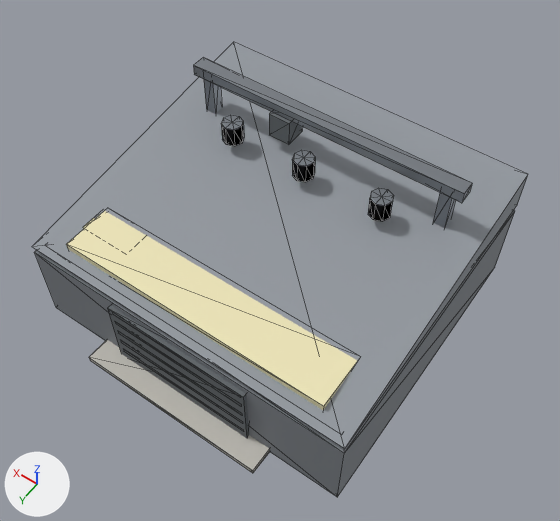
The glTF model assets/models/war_factory.glb as it was, and as the next commit left it.
One viewpoint serves both versions: a 50 mm camera at (-7.31, 10.02, 17.25) aimed at (-0.4, 0.35, 2.05). The axes (+X, +Y, +Z) are drawn at lower left. The lights are the same throughout. The picture after the commit comes second. Mesh edges are drawn as thin lines. Vertices at exactly the same position are counted once.

The older version as bpy lines, for what is in view:
```python
mat_concrete = principled_material('Concrete')
mat_concrete.base_color = (0.541, 0.522, 0.475)  # light grey #c2bfb7
mat_concrete.roughness = 0.8
mat_dark = principled_material('Dark')
mat_dark.base_color = (0.133, 0.149, 0.161)  # grey #666c70
mat_dark.roughness = 0.85
mat_faction = principled_material('Faction')
mat_faction.base_color = (0.851, 0.784, 0.478)  # beige #eee5b8
mat_faction.roughness = 0.6
mat_hull = principled_material('Hull')
mat_hull.base_color = (0.227, 0.247, 0.271)  # grey #83888e
mat_hull.roughness = 0.75
mat_metal = principled_material('Metal')
mat_metal.base_color = (0.29, 0.314, 0.345)  # grey #93989f
mat_metal.metallic = 0.8
mat_metal.roughness = 0.45
mat_steel = principled_material('Steel')
mat_steel.base_color = (0.29, 0.314, 0.345)  # grey #93989f
mat_steel.roughness = 0.8
me_body = bpy.data.meshes.new('Body')
me_body.from_pydata(...)  # 176 vertices, 280 faces; spans x -4.5..4.5, y -4.25..4.51, z 0.0..4.75
# faces by material slot: [20, 8, 24, 192, 12, 24]
me_body.materials.append(mat_hull)  # grey #83888e
me_body.materials.append(mat_steel)  # grey #93989f
me_body.materials.append(mat_dark)  # grey #666c70
me_body.materials.append(mat_metal)  # grey #93989f
me_body.materials.append(mat_concrete)  # light grey #c2bfb7
me_body.materials.append(mat_faction)  # beige #eee5b8
# before: 0 (-4.28, -4.03, 2.6), 1 (4.28, -4.03, 2.6), 2 (4.28, 3.63, 2.6) at pixel (44, 245), 3 (-4.28, 3.63, 2.6) at pixel (341, 434), 8 (-4.5, 3.85, 2.38) at pixel (344, 453)
# before: 9 (4.5, 3.85, 2.38) at pixel (34, 252), 10 (4.5, -4.25, 2.38), 11 (-4.5, -4.25, 2.38) at pixel (515, 210)
ob_body = bpy.data.objects.new('Body', me_body)
ob_body.location = (0.0, 0.0, 0.0)
```
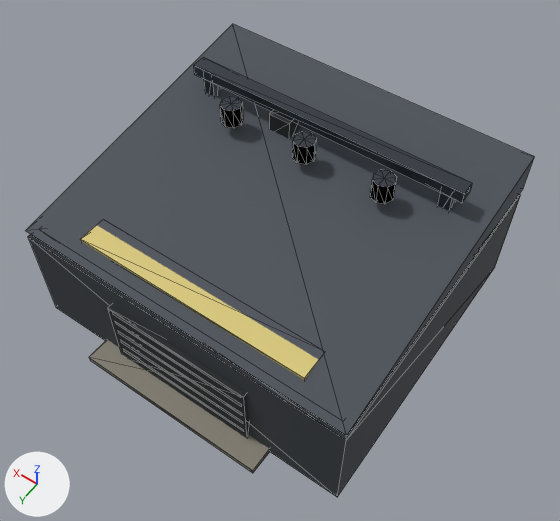
Pixel boxes (x1, y1, x2, y2) of what changed, in the pictures (560 x 521 px; the box of a moved part takes in the faces that stretch with it):
'Body', recoloured, reshaped: before (32, 42, 528, 497); after (26, 24, 534, 497)
part 1 of me_body, moved or reshaped: before (32, 42, 528, 449); after (26, 24, 534, 435)
part 2 of me_body, moved or reshaped: before (368, 188, 394, 221); after (370, 169, 397, 204)
part 3 of me_body, moved or reshaped: before (292, 150, 315, 182); after (292, 131, 316, 165)
part 4 of me_body, moved or reshaped: before (221, 115, 244, 146); after (220, 96, 243, 128)
part 5 of me_body, moved or reshaped: before (66, 211, 357, 410); after (80, 225, 318, 380)
part 6 of me_body, moved or reshaped: before (34, 210, 515, 497); after (28, 194, 521, 497)

The change in detail:
Material 'Hull' (mat_hull) changes colour from grey #83888e to dark grey #3a3f45; in linear values from (0.227, 0.247, 0.271) to (0.0421, 0.0497, 0.0597).
Material 'Steel' (mat_steel) changes colour from grey #93989f to dark grey #4a5058; in linear values from (0.29, 0.314, 0.345) to (0.0684, 0.0804, 0.0975).
Material 'Dark' (mat_dark) changes colour from grey #666c70 to black #222629; in linear values from (0.133, 0.149, 0.161) to (0.0159, 0.0194, 0.0222).
Material 'Metal' (mat_metal) changes colour from grey #93989f to dark grey #4a5058; in linear values from (0.29, 0.314, 0.345) to (0.0684, 0.0804, 0.0975).
Material 'Concrete' (mat_concrete) changes colour from light grey #c2bfb7 to grey #8a8579; in linear values from (0.541, 0.522, 0.475) to (0.254, 0.235, 0.192).
Material 'Faction' (mat_faction) changes colour from beige #eee5b8 to yellow #d9c87a; in linear values from (0.851, 0.784, 0.478) to (0.694, 0.577, 0.194).
me_body has 176 vertices, 280 faces and spans x -4.5..4.5, y -4.25..4.51, z 0.0..4.75.
me_body is used by ob_body; location (0.0, 0.0, 0.0).
me_body part 1: the loose piece of 6 vertices spanning x -4.5..4.5, y -4.25..3.85, z 2.6..3.7 is moved by (0.0, 0.0, 0.6).
me_body part 2: the loose piece of 18 vertices spanning x -2.44..-1.88, y -1.47..-0.91, z 3.59..4.14 is moved by (0.0, 0.0, 0.6).
me_body part 3: the loose piece of 18 vertices spanning x -0.28..0.28, y -1.47..-0.91, z 3.59..4.14 is moved by (0.0, 0.0, 0.6).
me_body part 4: the loose piece of 18 vertices spanning x 1.88..2.44, y -1.47..-0.91, z 3.59..4.14 is moved by (0.0, 0.0, 0.6).
me_body part 5: the loose piece of 8 vertices spanning x -3.69..3.69, y 1.98..3.42, z 2.56..2.84 is scaled about its middle by (0.854, 0.531, 0.5), then moved by (0.0, 0.27, 0.57).
Part 6, on me_body:
Vertices 0 to 3, 8 to 11 of me_body move by (0.0, 0.0, 0.6).
